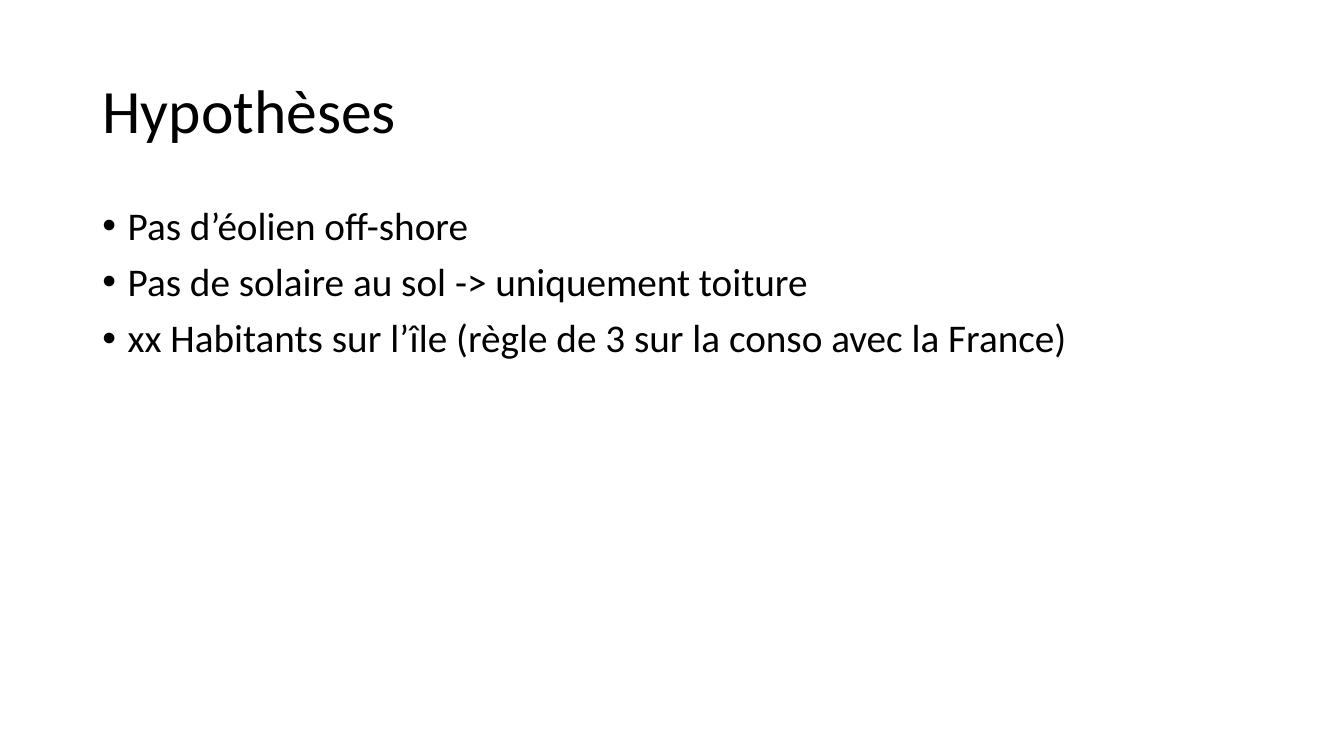
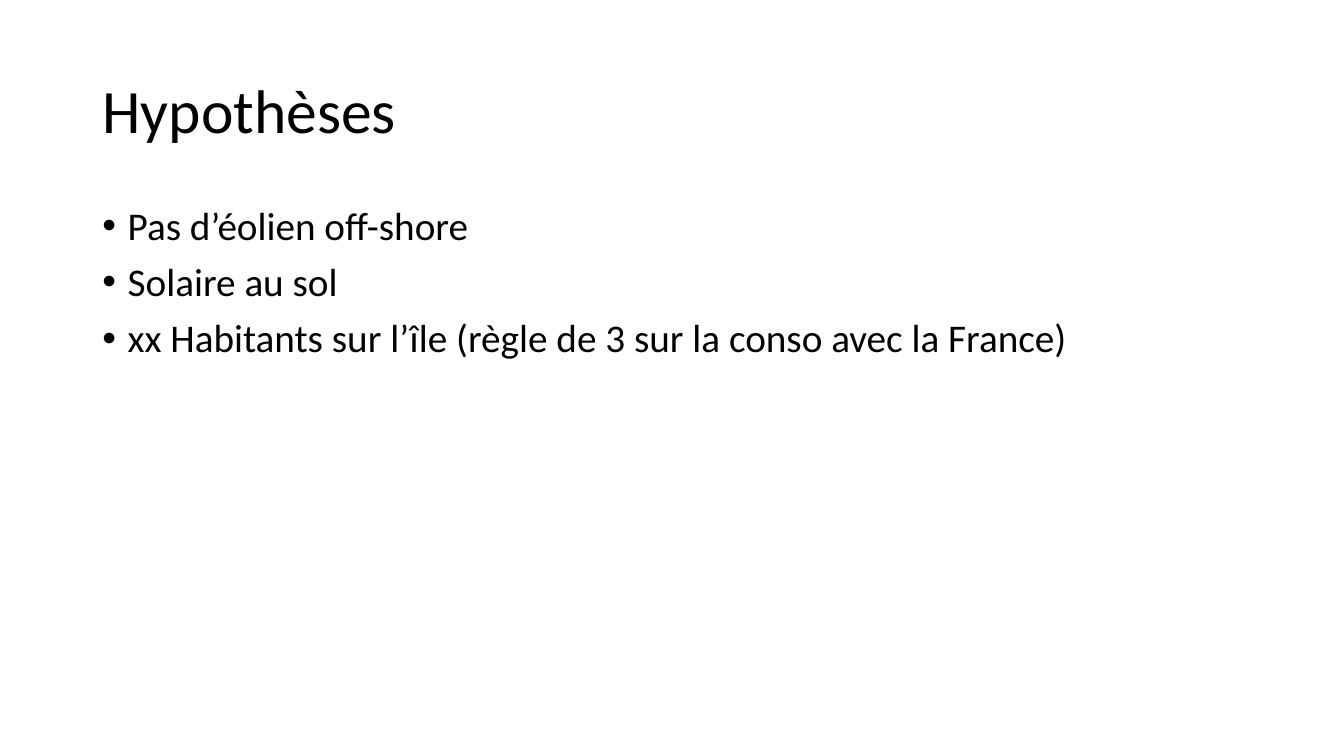
Before and after one commit to cledat/Projet-EA314, a slide deck: slide 3 of rapport.pptx. Drawn at 1344x756 pixels with LibreOffice and Linux fonts; fonts in the diff are those of the drawing. Boxes give left, top, right and bottom in pixels: in the first picture for what was removed or moved away, otherwise in the second. Text is boxed around its words. In the diff, an @@ line names an element or a change of style, - is before the commit and + after.

```diff
--- a/rapport.pptx
+++ b/rapport.pptx
@@ text at [128, 268, 338, 297]: text changed @@
-• Pas de solaire au sol -> uniquement toiture
+• Solaire au sol
```
Also in this commit, not shown: 3 other slides changed, 1 slide added, 2 other files.
